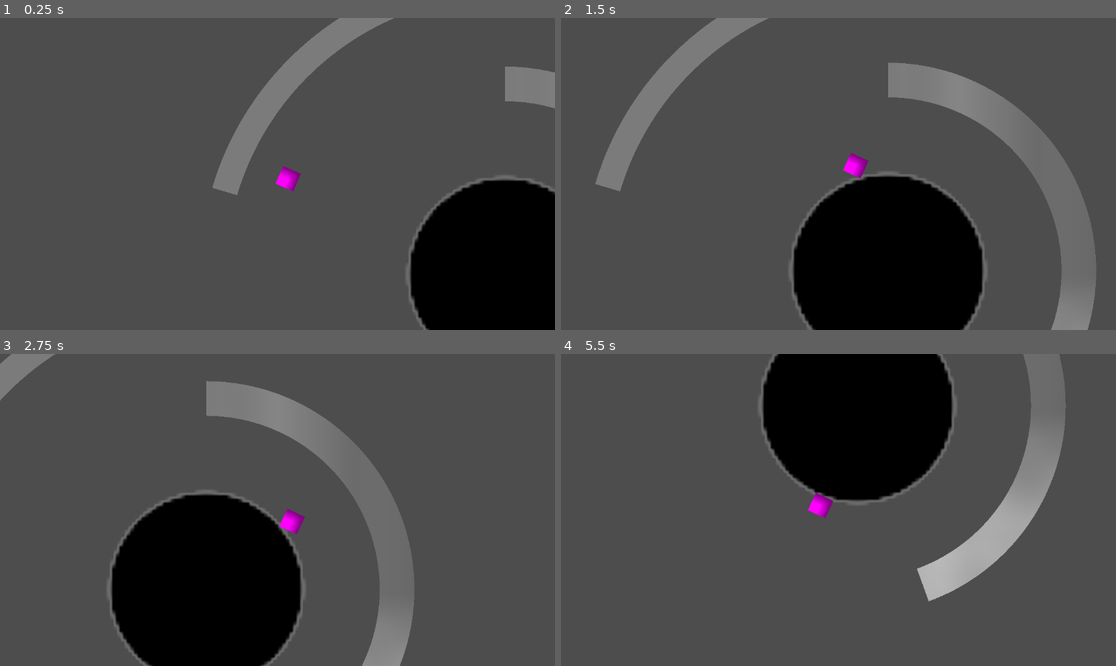
Above: before the commit, frames 1-4 (two rows, left to right).
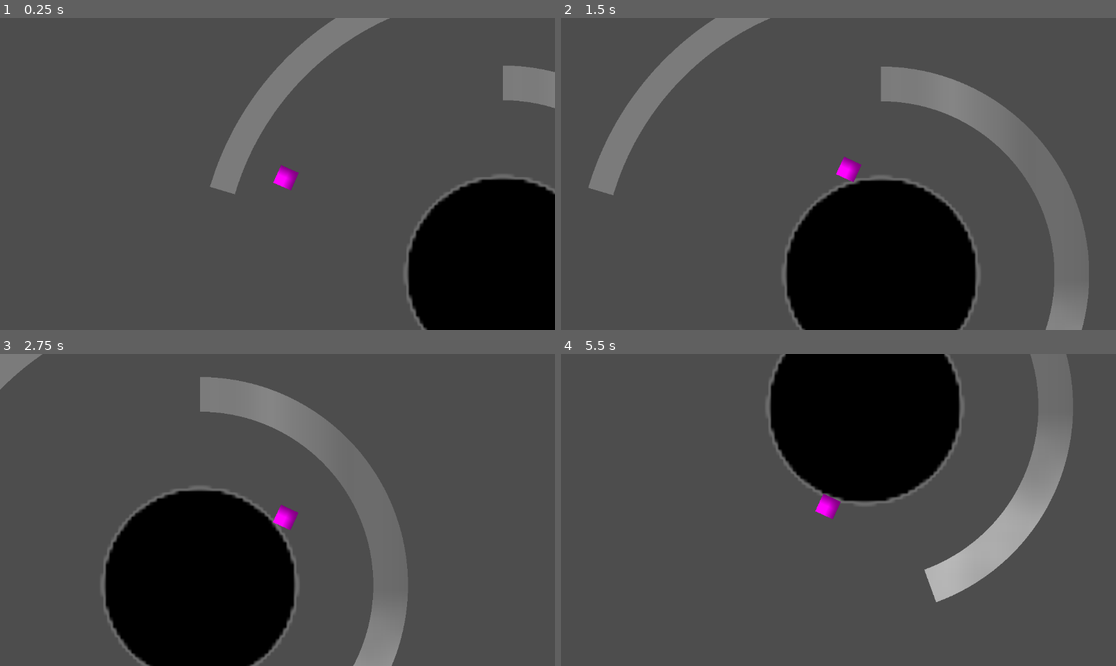
Above: after the commit, the same moments.

Repository: Juropolis/Space-Game
Game: Godot game, scene res://Space.tscn
Two runs of this game, one before a commit and one after it. Both use one fixed random seed, a clock stepped at 60 frames per second and the inputs below.
Inputs:
- Up to frame 1 (0.25 s): no input
- Up to frame 2 (1.5 s): hold D (right) from 0.53 s (still down); tap H (dash) at 0.6 s; tap Up (jump) at 0.77 s; tap I (mSlash) at 1.35 s
- Up to frame 3 (2.75 s): tap Up (jump) at 1.52 s; release D (right) at 2.03 s; hold A (left) from 2.03 s (still down); tap H (dash) at 2.1 s
- Up to frame 4 (5.5 s): release A (left) at 2.78 s; hold D (right) 2.78-4.28 s; tap I (mSlash) at 2.85, 4.35 s; tap Up (jump) at 3.02, 3.77, 4.52 s; tap H (dash) at 3.6, 5.1 s; hold A (left) 4.28-5.03 s; hold D (right) from 5.03 s (still down)

The runs differ from the first frame. In frame 1, 1.3% of the frame differs, in the area x 37-100%, y 0-100%; in frame 2, 5.8%, in the area x 5-97%, y 0-100%; in frame 3, 4.3%; in frame 4, 4.3%.

Commit message:
Got rid of player attack hitbox for now since its not in the current plans

Diff:
--- a/Player.tscn
+++ b/Player.tscn
@@ -1,7 +1,6 @@
 [gd_scene format=3 uid="uid://3usibqxrogdl"]
 
 [ext_resource type="Script" uid="uid://clus0hmjndpf7" path="res://PlayerScript.gd" id="1_xhfnw"]
-[ext_resource type="PackedScene" uid="uid://vj1hspk853c1" path="res://Attack.tscn" id="2_kpjcp"]
 
 [sub_resource type="PlaceholderTexture2D" id="PlaceholderTexture2D_xhfnw"]
 
@@ -29,6 +28,7 @@
 [node name="Camera2D" type="Camera2D" parent="." unique_id=1043043722]
 zoom = Vector2(2, 2)
 position_smoothing_enabled = true
+position_smoothing_speed = 8.0
 
 [node name="Camera2D2" type="Camera2D" parent="." unique_id=29000209]
 ignore_rotation = false
@@ -40,12 +40,6 @@
 [node name="CollisionShape2D" type="CollisionShape2D" parent="Hurtbox" unique_id=2043699149]
 shape = SubResource("RectangleShape2D_kpjcp")
 
-[node name="HitboxPivot" type="Marker2D" parent="." unique_id=59277603]
-
-[node name="Attack" parent="HitboxPivot" unique_id=1595727284 instance=ExtResource("2_kpjcp")]
-collision_layer = 8
-collision_mask = 4
-
 [node name="GravityDetector" type="Area2D" parent="." unique_id=1866955975]
 collision_layer = 2
 
